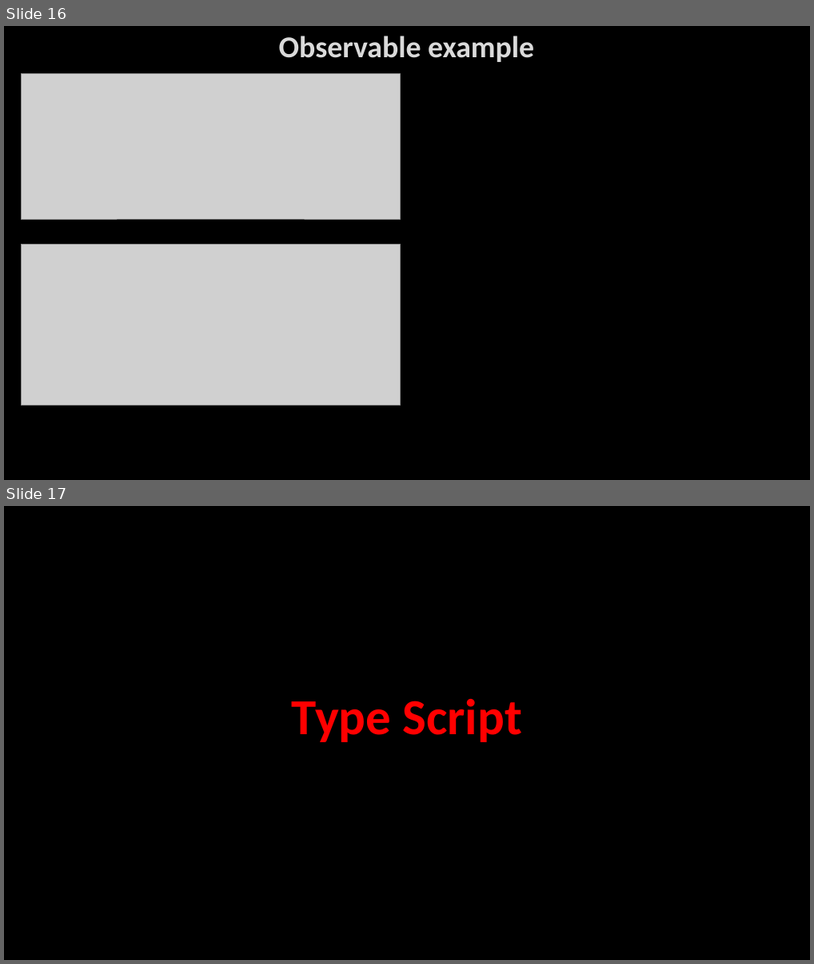
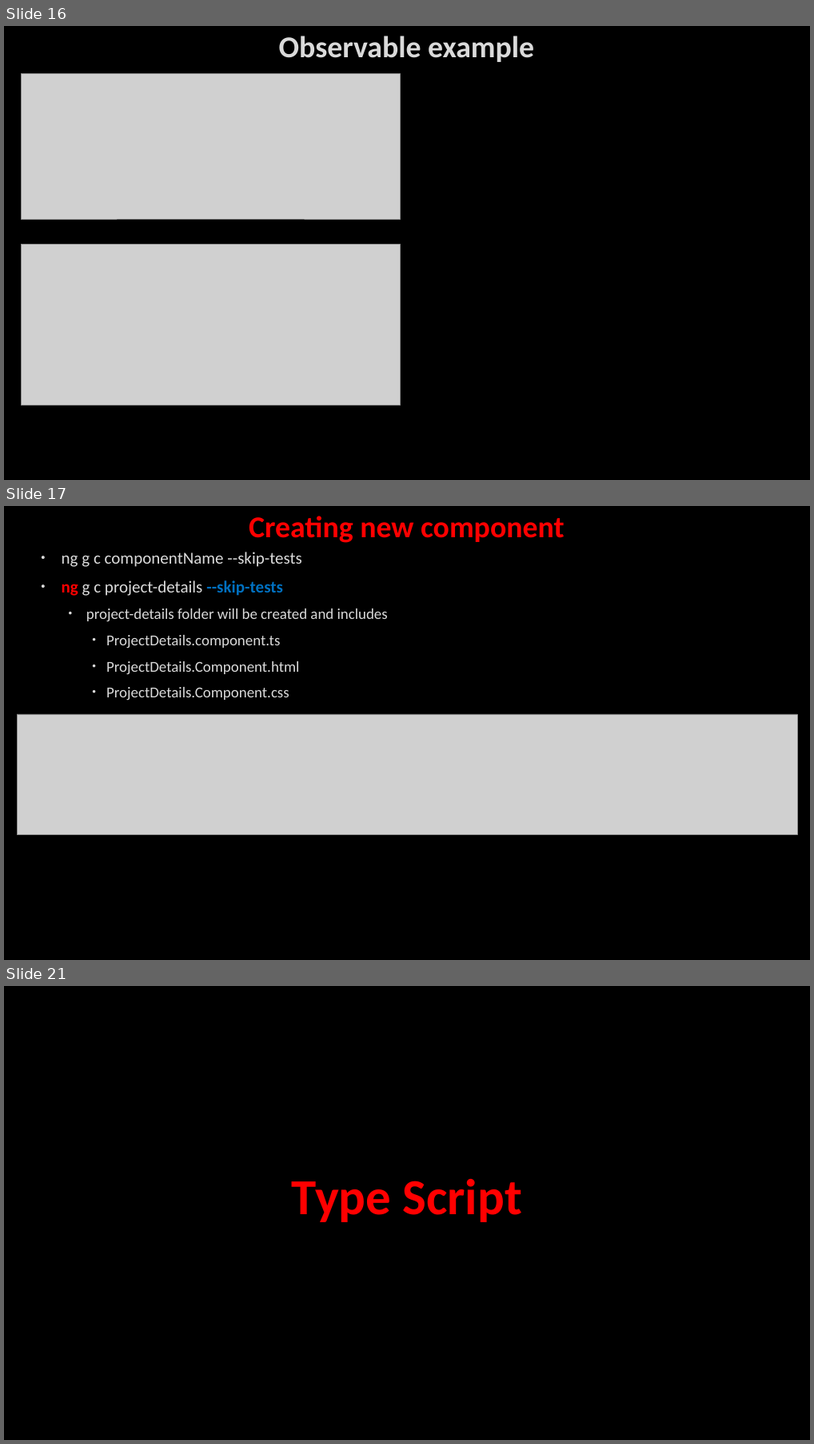
Before and after one commit to AhmedMohamedSamir1/Summary, a slide deck: Angular & type script/Angular.pptx. Shown one above the other, each under a label of ours: slides 16 and 17 before the commit, slides 16, 17 and 21 after it; the slides between them are not shown. The pictures are 814x964 and 814x1444 pixels, drawn with LibreOffice and Linux fonts; fonts in the diff are those of the drawing; grey boxes stand for pictures; background and template pictures are left out. Boxes give left, top, right and bottom in pixels: in the first picture for what was removed or moved away, otherwise in the second. Text is boxed around its words. In the diff, an @@ line names an element or a change of style, - is before the commit and + after.

```diff
--- a/Angular & type script/Angular.pptx
+++ b/Angular & type script/Angular.pptx
@@ slide 17 added at (4,506,810,960), background picture (left out) @@
@@ title added at (249,516,565,543), 36 pt, text #FF0000, bold @@
+Creating new component
@@ text added at (62,552,388,700), 18 pt, text #DADADA @@
+• ng g c componentName --skip-tests
+• ng g c project-details --skip-tests
+  • project-details folder will be created and includes
+    • ProjectDetails.component.ts
+    • ProjectDetails.Component.html
+    • ProjectDetails.Component.css
@@ picture added at (17,714,798,835) @@
@@ what was slide 17 is now slide 21 @@
```
Also in this commit, not shown: 1 slide changed, 3 other slides added, 2 other files.
